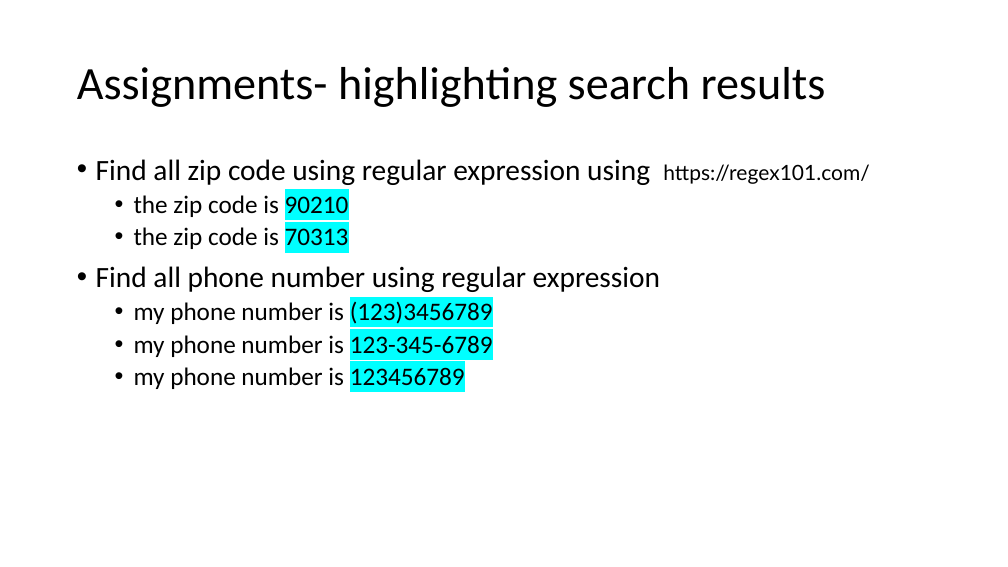
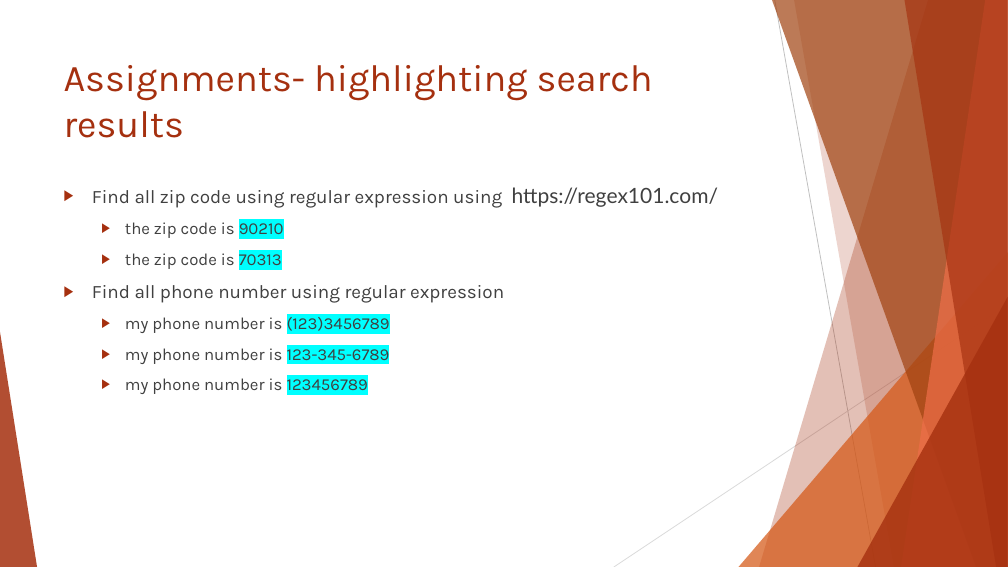
Before and after one commit to sajinshivdas/Digital-Forensics-Lab, a slide deck: slide 33 of Basic_Computer_Skills_for_Forensics/5_Introduction_to_digital_forensics.pptx. Drawn at 1008x567 pixels with LibreOffice and Linux fonts; fonts in the diff are those of the drawing; background and template pictures are left out. Boxes give left, top, right and bottom in pixels: in the first picture for what was removed or moved away, otherwise in the second. Text is boxed around its words. In the diff, an @@ line names an element or a change of style, - is before the commit and + after.

```diff
--- a/Basic_Computer_Skills_for_Forensics/5_Introduction_to_digital_forensics.pptx
+++ b/Basic_Computer_Skills_for_Forensics/5_Introduction_to_digital_forensics.pptx
@@ title "Assignments- highlighting search results": place and size @@
-title "Assignments- highlighting search results" at box(77, 67, 826, 107)
+title "Assignments- highlighting search results" at box(64, 65, 653, 138)
@@ title "Assignments- highlighting search results" at box(64, 65, 653, 138): size 44 to 36 pt, font Calibri to Karla, text colour #000000 to #A5300F; line spacing 0.9 to 1; vertical alignment middle to top @@
@@ text "Find all zip code using ...": place and size @@
-text "Find all zip code using ..." at box(96, 159, 869, 389)
+text "Find all zip code using ..." at box(92, 187, 718, 394)
@@ text "Find all zip code using ..." at box(92, 187, 718, 394): size 28 to 18 pt in "Find all zip code using regular expression ...", "Find all phone number using regular expression"; font Calibri to Karla, text colour #000000 to #404040; size 24 to 16 pt in "the zip code is 90210", "the zip code is 70313", "my phone number is (123)3456789", "my phone number is 123-345-6789" and 1 more places; bullet • to ▶; line spacing 0.9 to 1; more space between paragraphs @@
@@ group added at box(0, 0, 1008, 567): 5 freeform shapes, 3 triangles, 2 lines @@
```
Also in this commit, not shown: 32 other slides changed.
